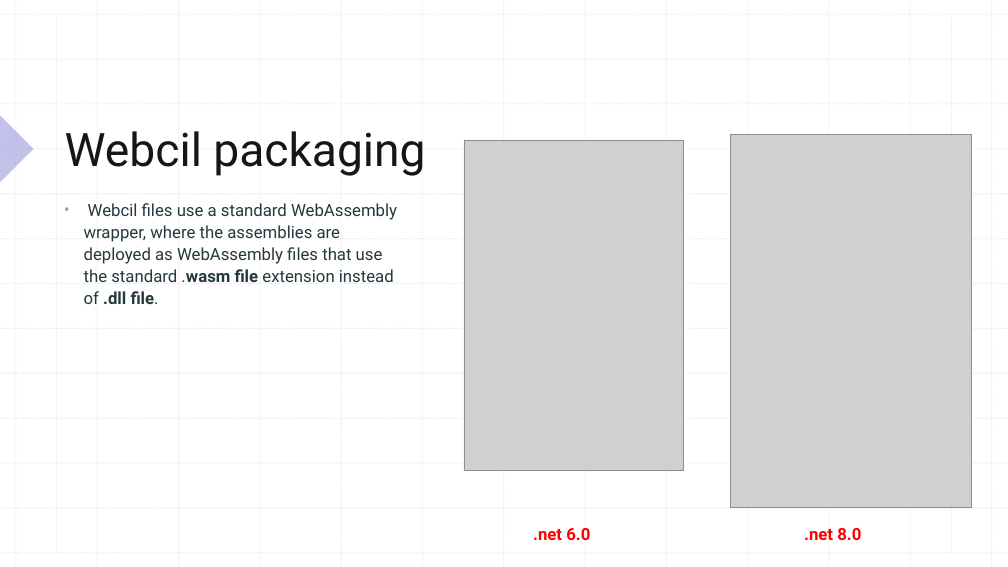
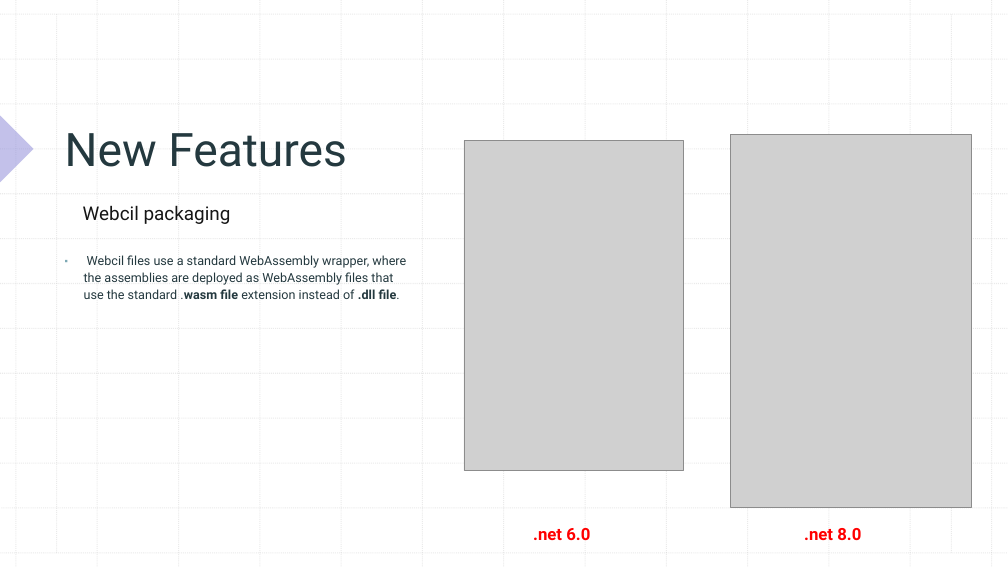
Before and after one commit to xccu/NetCore-Demo, a slide deck: slide 24 of Blazor in .net 8.pptx (slide 25 before the commit). Drawn at 1008x567 pixels with LibreOffice and Linux fonts; fonts in the diff are those of the drawing; grey boxes stand for pictures. Boxes give left, top, right and bottom in pixels: in the first picture for what was removed or moved away, otherwise in the second. Text is boxed around its words. In the diff, an @@ line names an element or a change of style, - is before the commit and + after.

```diff
--- a/Blazor in .net 8.pptx
+++ b/Blazor in .net 8.pptx
@@ title at box(65, 133, 347, 167): text changed; text colour #161616 to #24393F @@
-Webcil packaging
+New Features
@@ text added at box(83, 205, 231, 224), 18 pt, text #161616 @@
+Webcil packaging
@@ text "Webcil files use a standard ...": place and size @@
-text "Webcil files use a standard ..." at box(84, 203, 397, 304)
+text "Webcil files use a standard ..." at box(84, 255, 406, 299)
@@ text "Webcil files use a standard ..." at box(84, 255, 406, 299): size 16 to 12 pt @@
```
Also in this commit, not shown: 11 other slides changed, 2 slides added, 2 slides removed, 24 other files.
